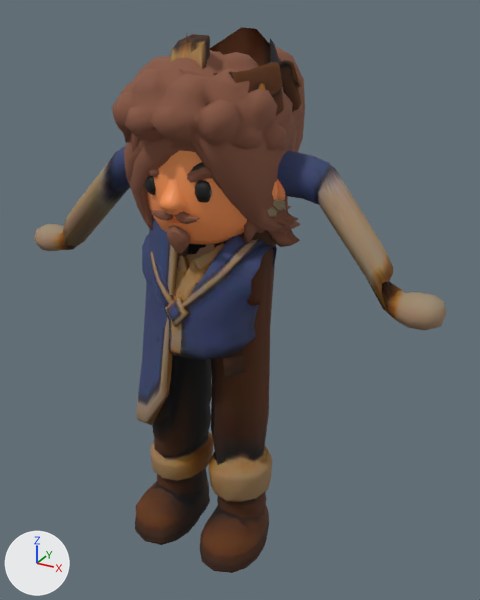
The glTF model public/models/chars/players/mage_male_v02.glb as it was, and as the next commit left it.
Before and after are seen from a 50 mm lens placed at (1.25, -2.0, 1.26), pointed at (0.03, 0.23, 0.14). Every picture has the same lights, and +X, +Y and +Z are marked at lower left. The first picture is the older version. Where no turn or scale is listed for an object, it has been applied to the vertices. Vertices at exactly the same position are counted once.

Objects in the first picture: 'Arms', 'Head', 'Head_Beard', 'Head_Female_Hair_01', 'Head_Female_Hair_02', 'Head_Female_Hair_03', 'Head_Female_Head', 'Head_Male_Hair_01', 'Head_Male_Hair_04', 'Legs', 'Torso' and 3 more.
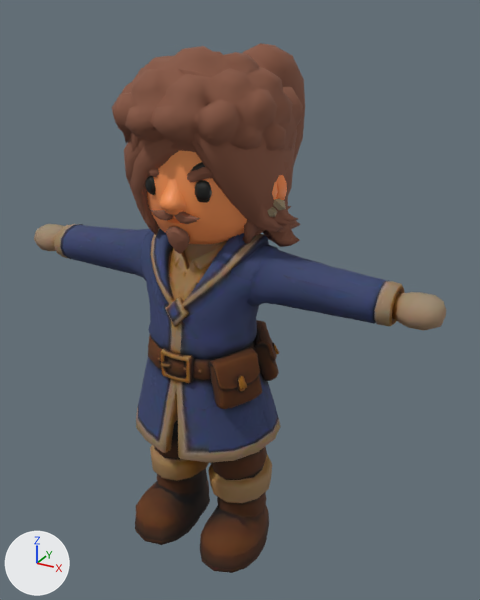
Edits to the bpy script that builds the scene:
```text
Change me_mesh_0:
    used by ob_legs; location = (0.0, 0.0, 0.0)
    remove me_mesh_0.from_pydata(...)  # 1363 vertices, 2638 faces; spans x -0.31..0.3, y -0.25..0.34, z -0.86..1.19
    add me_mesh_0.from_pydata(...)  # 1363 vertices, 2638 faces; spans x -0.31..0.32, y -0.27..0.23, z -0.86..0.12
    me_mesh_0 part 1: the loose piece of 33 vertices spanning x -0.06..-0.01, y -0.09..-0.06, z 1.03..1.04 is moved by (0.0, -0.14, -1.0)
    me_mesh_0 part 2: the loose piece of 40 vertices spanning x 0.23..0.27, y -0.03..0.0, z 0.97..1.04 is moved by (0.0, -0.14, -1.0)
    me_mesh_0 part 3: the loose piece of 43 vertices spanning x 0.22..0.26, y 0.24..0.28, z 0.98..1.05 is moved by (0.0, -0.14, -1.0)
    me_mesh_0 part 4: 839 of 1363 vertices moved; they spanned x -0.31..0.29, y -0.24..0.34, z -0.59..1.19 and now span x -0.31..0.32, y -0.27..0.23, z -0.6..0.12; mean shift (0.01, -0.1, -0.76); largest move (0.0, 0.3, 1.19) -> (0.0, 0.15, 0.08)
    other edits to the shape of me_mesh_0 do not show in these pictures
Change me_mesh_1:
    used by ob_arms; location = (0.0, 0.0, 0.0)
    remove me_mesh_1.from_pydata(...)  # 490 vertices, 938 faces; spans x -0.89..0.89, y -0.02..0.22, z 0.27..0.81
    add me_mesh_1.from_pydata(...)  # 490 vertices, 938 faces; spans x -0.89..0.89, y -0.07..0.15, z 0.25..0.47
    me_mesh_1 part 5: 393 of 490 vertices moved; they spanned x -0.73..0.73, y -0.01..0.22, z 0.29..0.81 and now span x -0.73..0.74, y -0.07..0.15, z 0.25..0.47; mean shift (0.01, -0.07, -0.31); largest move (0.35, 0.13, 0.64) -> (0.62, 0.06, 0.26)
```

Boxes (x1, y1, x2, y2) around the edits, measured in the pictures (480 x 600 px; the box of a moved part takes in the faces that stretch with it):
'Legs', reshaped (12% narrower, 54% shorter): before (135, 27, 302, 573); after (135, 320, 281, 573)
'Arms', reshaped (42% shorter): before (34, 146, 446, 330); after (34, 224, 446, 330)
part 1 of me_mesh_0, moved or reshaped (not visible before): after (161, 361, 172, 368)
part 2 of me_mesh_0, moved or reshaped: before (258, 83, 266, 90); after (238, 375, 247, 392)
part 3 of me_mesh_0, moved or reshaped: before (296, 73, 302, 90); after (272, 343, 279, 354)
part 4 of me_mesh_0, moved or reshaped: before (136, 27, 302, 506); after (136, 320, 281, 506)
part 5 of me_mesh_1, moved or reshaped: before (59, 146, 405, 317); after (54, 224, 404, 327)
